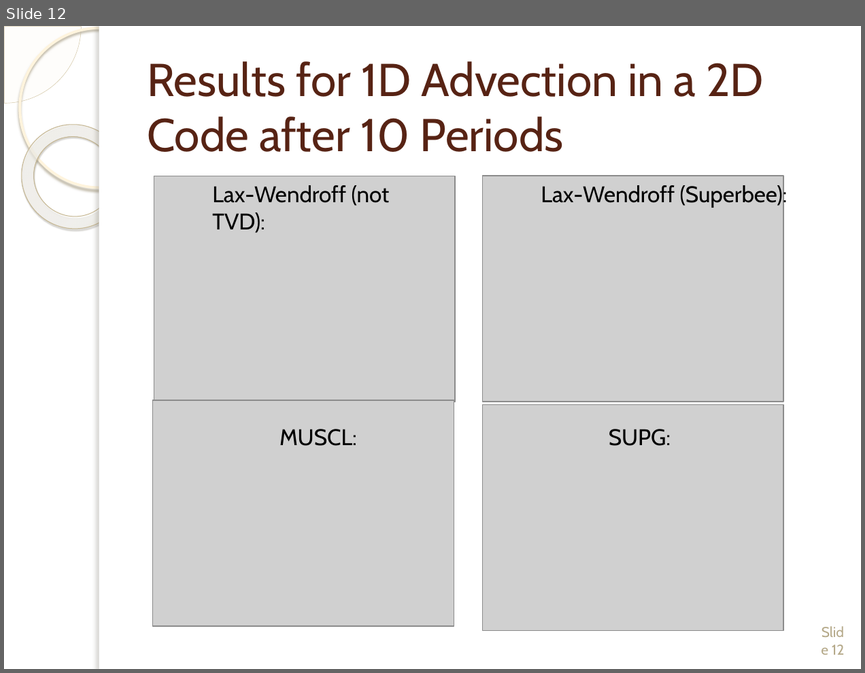
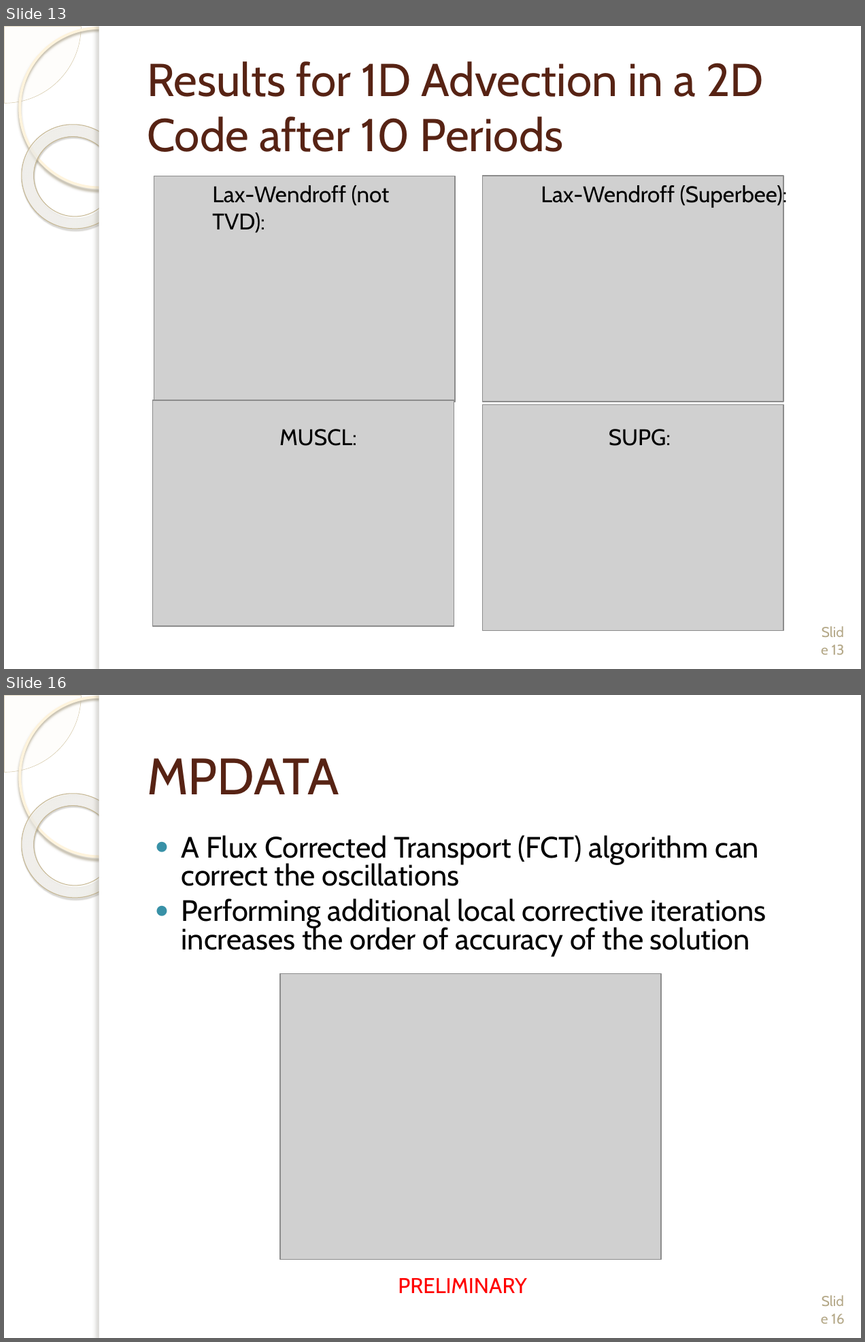
Before and after one commit to wmatern/summer_LANL, a slide deck: Final Research Presentation/Final_LongPres_Davis_Matern.pptx. Shown one above the other, each under a label of ours: slide 12 before the commit, slides 13 and 16 after it; the slides between them are not shown. The pictures are 865x673 and 865x1342 pixels, drawn with LibreOffice and Linux fonts; fonts in the diff are those of the drawing; grey boxes stand for pictures; background and template pictures are left out. Boxes give left, top, right and bottom in pixels: in the first picture for what was removed or moved away, otherwise in the second. Text is boxed around its words. In the diff, an @@ line names an element or a change of style, - is before the commit and + after.

```diff
--- a/Final Research Presentation/Final_LongPres_Davis_Matern.pptx
+++ b/Final Research Presentation/Final_LongPres_Davis_Matern.pptx
@@ slide 16 added at (4, 695, 861, 1338), background picture (left out); not listed: 5 template elements that a slide beside it also shows @@
@@ title added at (147, 758, 339, 794), 43 pt, text #572314 @@
+MPDATA
@@ text added at (181, 835, 766, 957), 24.8 pt, text #000000 @@
+● A Flux Corrected Transport (FCT) algorithm can correct the oscillations
+● Performing additional local corrective iterations increases the order of accuracy of the solution
@@ picture added at (280, 974, 660, 1259) @@
@@ text added at (398, 1278, 527, 1293), 18 pt, text #FF0000 @@
+PRELIMINARY
@@ page number added at (831, 1313, 844, 1323), 12 pt, text #B6A98A @@
+Slide 16
@@ what was slide 12 is now slide 13 @@
@@ page number at (832, 644, 844, 654): text changed @@
-Slide 12
+Slide 13
```
Also in this commit, not shown: 10 slides changed, 4 other slides added, 5 slides removed, 14 other files.
